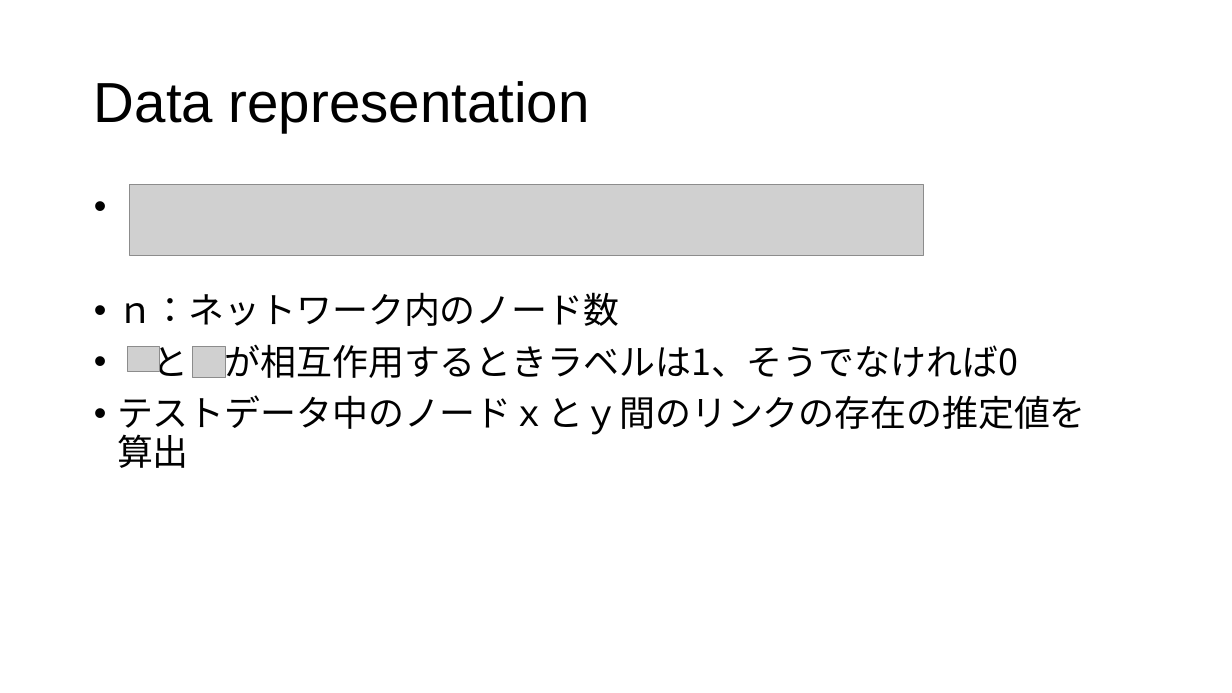
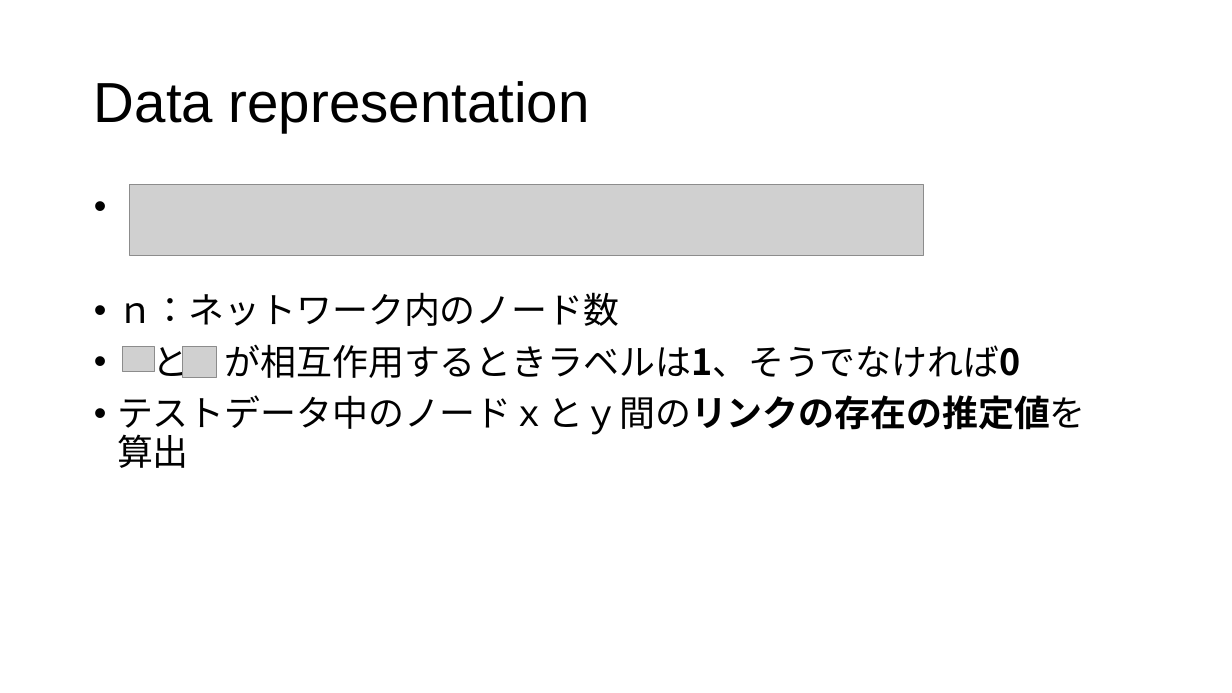
Before and after one commit to tsutarou10/variousFile, a slide deck: slide 25 of Predicting potential drug-drug interactions on topological and semantic similarity features using statistical learning.pptx (slide 23 before the commit). Drawn at 1232x693 pixels with LibreOffice and Linux fonts; fonts in the diff are those of the drawing; grey boxes stand for pictures. Boxes give left, top, right and bottom in pixels: in the first picture for what was removed or moved away, otherwise in the second. Text is boxed around its words. In the diff, an @@ line names an element or a change of style, - is before the commit and + after.

```diff
--- a/Predicting potential drug-drug interactions on topological and semantic similarity features using statistical learning.pptx
+++ b/Predicting potential drug-drug interactions on topological and semantic similarity features using statistical learning.pptx
@@ text at <box>117,344,1086,468</box>: bold on in "が相互作用するときラベルは1、そうでなければ0", "テストデータ中のノードｘとｙ間のリンクの存在の推定値を"; font Noto Sans CJK JP to Arial in "テストデータ中のノードｘとｙ間のリンクの存在の推定値を" @@
@@ picture: place and size @@
-picture at <box>128,347,159,372</box>
+picture at <box>123,347,154,372</box>
@@ picture: place and size @@
-picture at <box>192,347,226,377</box>
+picture at <box>183,347,216,377</box>
```
Also in this commit, not shown: 18 other slides changed, 2 slides added.
